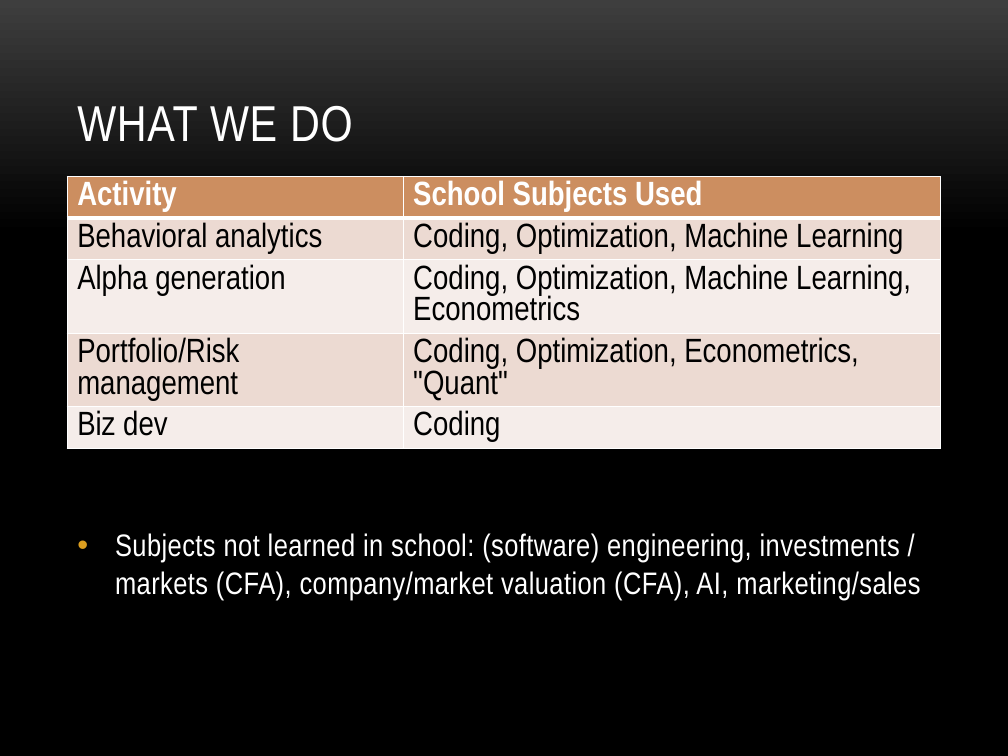
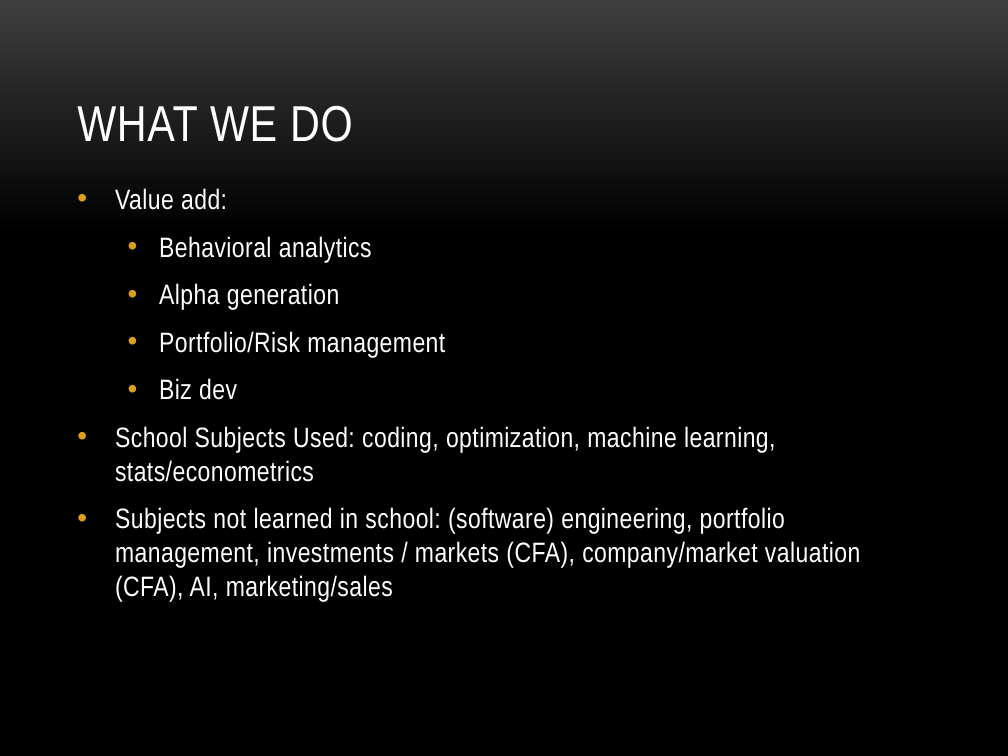
Before and after one commit to coryang/datasci-finance, a slide deck: slide 4 of Datasci finance UBS 2016.09.12.pptx. Drawn at 1008x756 pixels with LibreOffice and Linux fonts; fonts in the diff are those of the drawing; background and template pictures are left out. Boxes give left, top, right and bottom in pixels: in the first picture for what was removed or moved away, otherwise in the second. Text is boxed around its words. In the diff, an @@ line names an element or a change of style, - is before the commit and + after.

```diff
--- a/Datasci finance UBS 2016.09.12.pptx
+++ b/Datasci finance UBS 2016.09.12.pptx
@@ table removed at [68,176,940,509], 5 rows, 2 columns @@
-Activity | School Subjects Used
-Behavioral analytics | Coding, Optimization, Machine Learning
-Alpha generation | Coding, Optimization, Machine Learning, Econometrics
-Portfolio/Risk management | Coding, Optimization, Econometrics, "Quant"
-Biz dev | Coding
@@ text added at [115,188,860,601], 20 pt, text #FFFFFF @@
+• Value add:
+  • Behavioral analytics
+  • Alpha generation
+  • Portfolio/Risk management
+  • Biz dev
+• School Subjects Used: coding, optimization, machine learning, stats/econometrics
+• Subjects not learned in school: (software) engineering, portfolio management, investments / markets (CFA), company/market valuation (CFA), AI, marketing/sales
@@ text removed at [115,533,920,600] @@
-• Subjects not learned in school: (software) engineering, investments / markets (CFA), company/market valuation (CFA), AI, marketing/sales
```
Also in this commit, not shown: 3 other slides changed, 2 slides added, 1 slide removed, 1 other file.
